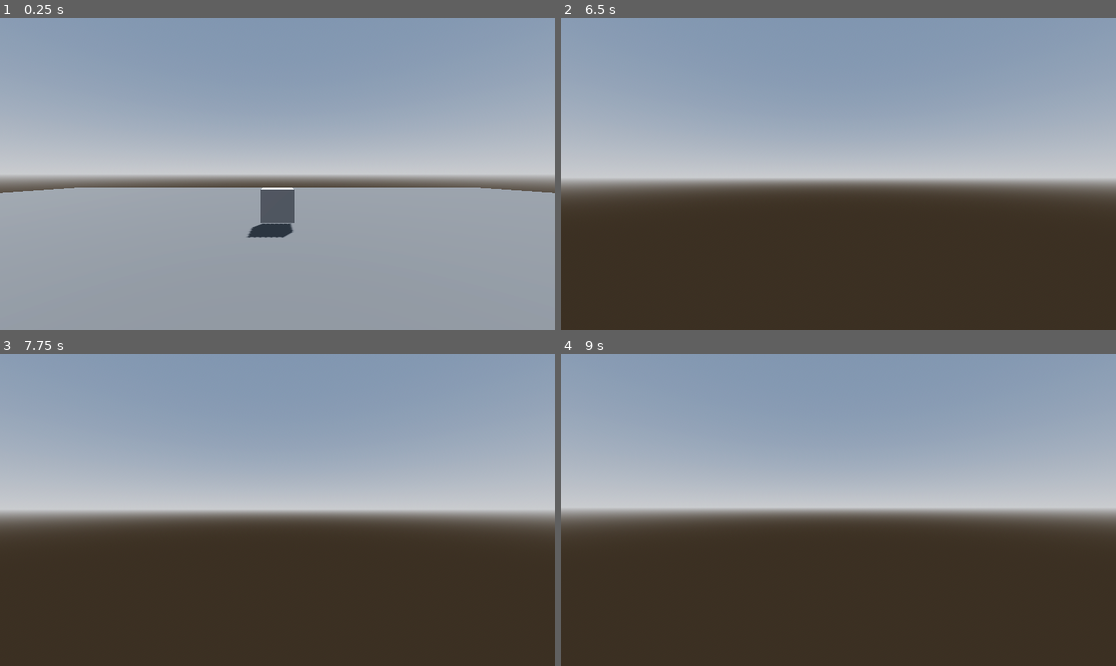
Above: before the commit, frames 1-4 (two rows, left to right).
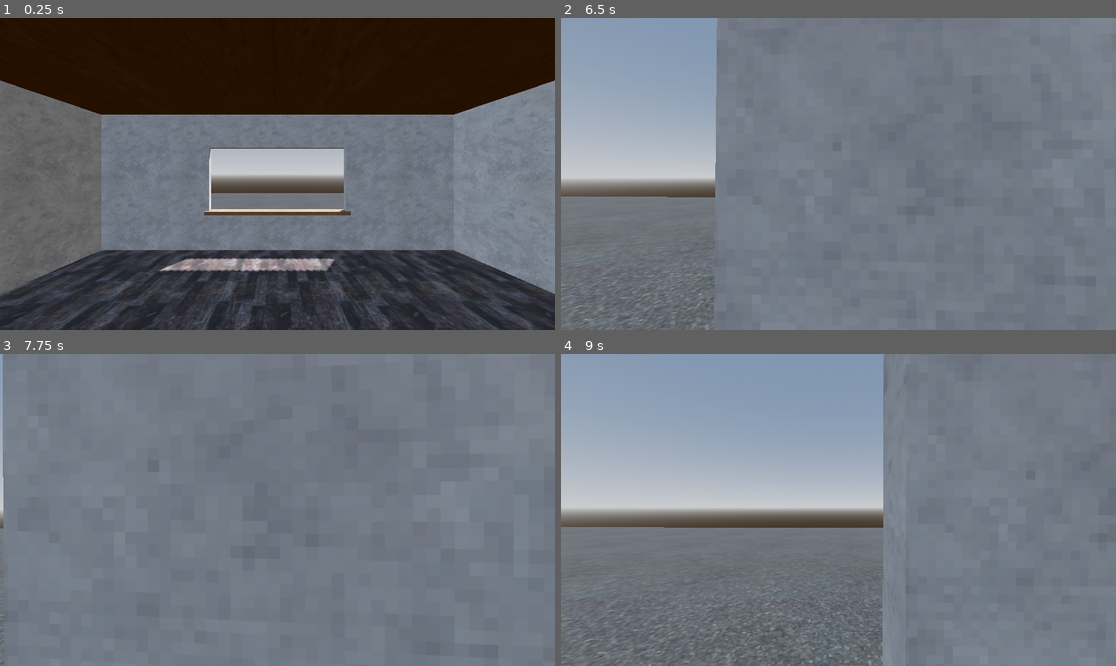
Above: after the commit, the same moments.

Repository: DrOtter3000/tinyworld
Game: Godot game, scene res://Environment/level.tscn
The game is run twice, just before and just after one commit, with the same random seed, the same clock (stepped at 60 frames per second) and the same inputs.
Inputs (mouse positions are in pixels of both pictures, inside the frame that each line leads up to):
- Up to frame 1 (0.25 s): no input
- Up to frame 2 (6.5 s): move the mouse to (866, 174) at 0.52 s; hold W (move_forward) 0.53-5.78 s; tap E (interact) every 0.75 s from 0.6 to 5.85 s; move the mouse to (810, 174) at 1.27 s; move the mouse to (849, 167) at 2.02 s; move the mouse to (832, 180) at 2.77 s; move the mouse to (877, 177) at 3.52 s; move the mouse to (794, 170) at 4.27 s; move the mouse to (844, 174) at 5.02 s; move the mouse to (816, 167) at 5.77 s; hold D (move_right) from 5.78 s (still down)
- Up to frame 3 (7.75 s): move the mouse to (305, 510) at 6.52 s; release D (move_right) at 6.53 s; hold W (move_forward) from 6.53 s (still down); tap E (interact) at 6.6, 7.35 s; move the mouse to (249, 510) at 7.27 s
- Up to frame 4 (9 s): move the mouse to (849, 503) at 8.02 s; tap E (interact) at 8.1, 8.85 s; move the mouse to (832, 516) at 8.77 s; release W (move_forward) at 8.78 s; hold A (move_left) from 8.78 s (still down)

The runs differ from the first frame. In frame 1, 95% of the frame differs, in the area x 0-100%, y 0-100%; in frame 2, 84%; in frame 3, 99%; in frame 4, 67%.

Commit message:
add base kiosk

Diff:
--- a/Characters/player.gd
+++ b/Characters/player.gd
@@ -16,7 +16,7 @@
 
 #Footsteps
 @onready var last_pos: Vector3 = global_position
-@export var step_after_dist := 7.5
+@export var step_after_dist := 2
 var dist_travelled_since_last_step := 0.0
 @onready var step_player: AudioStreamPlayer = $StepPlayer
 var wooden_plank_audio := [preload("res://Audio/SFX/Footsteps/Wood/Planks_1.wav"), preload("res://Audio/SFX/Footsteps/W …(243 unchanged characters)…
--- a/Characters/player.tscn
+++ b/Characters/player.tscn
@@ -1,6 +1,7 @@
-[gd_scene load_steps=4 format=3 uid="uid://cj27a34jqgkbj"]
+[gd_scene load_steps=5 format=3 uid="uid://cj27a34jqgkbj"]
 
 [ext_resource type="Script" uid="uid://disoro6jr3ie3" path="res://Characters/player.gd" id="1_5mj4t"]
+[ext_resource type="AudioStream" uid="uid://c0wvivbo11f8f" path="res://Audio/SFX/Footsteps/Wood/Planks_1.wav" id="2_eovys"]
 
 [sub_resource type="CapsuleMesh" id="CapsuleMesh_fplrd"]
 radius = 0.25
@@ -10,6 +11,7 @@
 
 [node name="Player" type="CharacterBody3D"]
 script = ExtResource("1_5mj4t")
+speed = 3
 
 [node name="MeshInstance3D" type="MeshInstance3D" parent="."]
 transform = Transform3D(1, 0, 0, 0, 1, 0, 0, 0, 1, 0, 1, 0)
@@ -28,3 +30,4 @@
 collide_with_areas = true
 
 [node name="StepPlayer" type="AudioStreamPlayer" parent="."]
+stream = ExtResource("2_eovys")
--- /dev/null
+++ b/Environment/kiosk.tscn
@@ -0,0 +1,260 @@
+[gd_scene load_steps=31 format=3 uid="uid://dewhr7yy6cq8n"]
+
+[ext_resource type="Material" uid="uid://gotf24afn5kw" path="res://Materials/wooden_floor.tres" id="1_ctcyh"]
+[ext_resource type="Material" uid="uid://csmpo4fj53stp" path="res://Materials/oak.tres" id="2_ggyd1"]
+[ext_resource type="Material" uid="uid://ckkea78fmvlgc" path="res://Materials/concrete_wall.tres" id="3_au4l1"]
+
+[sub_resource type="BoxMesh" id="BoxMesh_ggyd1"]
+material = ExtResource("1_ctcyh")
+size = Vector3(10, 0.2, 14.9)
+
+[sub_resource type="ConcavePolygonShape3D" id="ConcavePolygonShape3D_au4l1"]
+data = PackedVector3Array(-5, 0.125, 7.5, 5, 0.125, 7.5, -5, -0.125, 7.5, 5, 0.125, 7.5, 5, -0.125, 7.5, -5, -0.125, 7.5, 5, 0.125, -7.5, -5, 0.125, -7.5, 5, -0.125, -7.5, -5, 0.125, -7.5, -5, -0.125, -7.5, 5, -0.125, -7.5, 5, 0.125, 7.5, 5, 0.125, -7.5, 5, -0.125, 7.5, 5, 0.125, -7.5, 5, -0.125, -7.5, 5, -0.125, 7.5, -5, 0.125, -7.5, -5, 0.125, 7.5, -5, -0.125, -7.5, -5, 0.125, 7.5, -5, -0.125, 7.5, -5, -0.125, -7.5, 5, 0.125, 7.5, -5, 0.125, 7.5, 5, 0.125, -7.5, -5, 0.125, 7.5, -5, 0.125, -7.5, 5, 0.125, -7.5, -5, -0.125, 7.5, 5, -0.125, 7.5, -5, -0.125, -7.5, 5, -0.125, 7.5, 5, -0.125, -7.5, -5, -0.125, -7.5)
+
+[sub_resource type="BoxMesh" id="BoxMesh_j3xte"]
+size = Vector3(4, 0.1, 0.4)
+
+[sub_resource type="ConcavePolygonShape3D" id="ConcavePolygonShape3D_k7q2f"]
+data = PackedVector3Array(-2, 0.05, 0.2, 2, 0.05, 0.2, -2, -0.05, 0.2, 2, 0.05, 0.2, 2, -0.05, 0.2, -2, -0.05, 0.2, 2, 0.05, -0.2, -2, 0.05, -0.2, 2, -0.05, -0.2, -2, 0.05, -0.2, -2, -0.05, -0.2, 2, -0.05, -0.2, 2, 0.05, 0.2, 2, 0.05, -0.2, 2, -0.05, 0.2, 2, 0.05, -0.2, 2, -0.05, -0.2, 2, -0.05, 0.2, -2, 0.05, -0.2, -2, 0.05, 0.2, -2, -0.05, -0.2, -2, 0.05, 0.2, -2, -0.05, 0.2, -2, -0.05, -0.2, 2, 0.05, 0.2, -2, 0.05, 0.2, 2, 0.05, -0.2, -2, 0.05, 0.2, -2, 0.05, -0.2, 2, 0.05, -0.2, -2, -0.05, 0.2, 2, -0.05, 0.2, -2, -0.05, -0.2, 2, -0.05, 0.2, 2, -0.05, -0.2, -2, -0.05, -0.2)
+
+[sub_resource type="BoxMesh" id="BoxMesh_ctcyh"]
+material = ExtResource("2_ggyd1")
+size = Vector3(0.2, 4, 15)
+
+[sub_resource type="ConcavePolygonShape3D" id="ConcavePolygonShape3D_ctcyh"]
+data = PackedVector3Array(-0.1, 2, 7.5, 0.1, 2, 7.5, -0.1, -2, 7.5, 0.1, 2, 7.5, 0.1, -2, 7.5, -0.1, -2, 7.5, 0.1, 2, -7.5, -0.1, 2, -7.5, 0.1, -2, -7.5, -0.1, 2, -7.5, -0.1, -2, -7.5, 0.1, -2, -7.5, 0.1, 2, 7.5, 0.1, 2, -7.5, 0.1, -2, 7.5, 0.1, 2, -7.5, 0.1, -2, -7.5, 0.1, -2, 7.5, -0.1, 2, -7.5, -0.1, 2, 7.5, -0.1, -2, -7.5, -0.1, 2, 7.5, -0.1, -2, 7.5, -0.1, -2, -7.5, 0.1, 2, 7.5, -0.1, 2, 7.5, 0.1, 2, -7.5, -0.1, 2, 7.5, -0.1, 2, -7.5, 0.1, 2, -7.5, -0.1, -2, 7.5, 0.1, -2, 7.5, -0.1, -2, -7.5, 0.1, -2, 7.5, 0.1, -2, -7.5, -0.1, -2, -7.5)
+
+[sub_resource type="BoxMesh" id="BoxMesh_au4l1"]
+size = Vector3(0.2, 4, 11)
+
+[sub_resource type="ConcavePolygonShape3D" id="ConcavePolygonShape3D_ggyd1"]
+data = PackedVector3Array(-0.1, 2, 5.5, 0.1, 2, 5.5, -0.1, -2, 5.5, 0.1, 2, 5.5, 0.1, -2, 5.5, -0.1, -2, 5.5, 0.1, 2, -5.5, -0.1, 2, -5.5, 0.1, -2, -5.5, -0.1, 2, -5.5, -0.1, -2, -5.5, 0.1, -2, -5.5, 0.1, 2, 5.5, 0.1, 2, -5.5, 0.1, -2, 5.5, 0.1, 2, -5.5, 0.1, -2, -5.5, 0.1, -2, 5.5, -0.1, 2, -5.5, -0.1, 2, 5.5, -0.1, -2, -5.5, -0.1, 2, 5.5, -0.1, -2, 5.5, -0.1, -2, -5.5, 0.1, 2, 5.5, -0.1, 2, 5.5, 0.1, 2, -5.5, -0.1, 2, 5.5, -0.1, 2, -5.5, 0.1, 2, -5.5, -0.1, -2, 5.5, 0.1, -2, 5.5, -0.1, -2, -5.5, 0.1, -2, 5.5, 0.1, -2, -5.5, -0.1, -2, -5.5)
+
+[sub_resource type="BoxMesh" id="BoxMesh_628ce"]
+size = Vector3(0.2, 4, 3)
+
+[sub_resource type="ConcavePolygonShape3D" id="ConcavePolygonShape3D_628ce"]
+data = PackedVector3Array(-0.1, 2, 1.5, 0.1, 2, 1.5, -0.1, -2, 1.5, 0.1, 2, 1.5, 0.1, -2, 1.5, -0.1, -2, 1.5, 0.1, 2, -1.5, -0.1, 2, -1.5, 0.1, -2, -1.5, -0.1, 2, -1.5, -0.1, -2, -1.5, 0.1, -2, -1.5, 0.1, 2, 1.5, 0.1, 2, -1.5, 0.1, -2, 1.5, 0.1, 2, -1.5, 0.1, -2, -1.5, 0.1, -2, 1.5, -0.1, 2, -1.5, -0.1, 2, 1.5, -0.1, -2, -1.5, -0.1, 2, 1.5, -0.1, -2, 1.5, -0.1, -2, -1.5, 0.1, 2, 1.5, -0.1, 2, 1.5, 0.1, 2, -1.5, -0.1, 2, 1.5, -0.1, 2, -1.5, 0.1, 2, -1.5, -0.1, -2, 1.5, 0.1, -2, 1.5, -0.1, -2, -1.5, 0.1, -2, 1.5, 0.1, -2, -1.5, -0.1, -2, -1.5)
+
+[sub_resource type="BoxMesh" id="BoxMesh_jbig4"]
+size = Vector3(10, 4, 0.2)
+
+[sub_resource type="ConcavePolygonShape3D" id="ConcavePolygonShape3D_jbig4"]
+data = PackedVector3Array(-5, 2, 0.1, 5, 2, 0.1, -5, -2, 0.1, 5, 2, 0.1, 5, -2, 0.1, -5, -2, 0.1, 5, 2, -0.1, -5, 2, -0.1, 5, -2, -0.1, -5, 2, -0.1, -5, -2, -0.1, 5, -2, -0.1, 5, 2, 0.1, 5, 2, -0.1, 5, -2, 0.1, 5, 2, -0.1, 5, -2, -0.1, 5, -2, 0.1, -5, 2, -0.1, -5, 2, 0.1, -5, -2, -0.1, -5, 2, 0.1, -5, -2, 0.1, -5, -2, -0.1, 5, 2, 0.1, -5, 2, 0.1, 5, 2, -0.1, -5, 2, 0.1, -5, 2, -0.1, 5, 2, -0.1, -5, -2, 0.1, 5, -2, 0.1, -5, -2, -0.1, 5, -2, 0.1, 5, -2, -0.1, -5, -2, -0.1)
+
+[sub_resource type="BoxMesh" id="BoxMesh_s12da"]
+size = Vector3(9.8, 1.1, 0.2)
+
+[sub_resource type="ConcavePolygonShape3D" id="ConcavePolygonShape3D_s12da"]
+data = PackedVector3Array(-4.9, 0.6, 0.1, 4.9, 0.6, 0.1, -4.9, -0.6, 0.1, 4.9, 0.6, 0.1, 4.9, -0.6, 0.1, -4.9, -0.6, 0.1, 4.9, 0.6, -0.1, -4.9, 0.6, -0.1, 4.9, -0.6, -0.1, -4.9, 0.6, -0.1, -4.9, -0.6, -0.1, 4.9, -0.6, -0.1, 4.9, 0.6, 0.1, 4.9, 0.6, -0.1, 4.9, -0.6, 0.1, 4.9, 0.6, -0.1, 4.9, -0.6, -0.1, 4.9, -0.6, 0.1, -4.9, 0.6, -0.1, -4.9, 0.6, 0.1, -4.9, -0.6, -0.1, -4.9, 0.6, 0.1, -4.9, -0.6, 0.1, -4.9, -0.6, -0.1, 4.9, 0.6, 0.1, -4.9, 0.6, 0.1, 4.9, 0.6, -0.1, -4.9, 0.6, 0.1, -4.9, 0.6, -0.1, 4.9, 0.6, -0.1, -4.9, -0.6, 0.1, 4.9, -0.6, 0.1, -4.9, -0.6, -0.1, 4.9, -0.6, 0.1, 4.9, -0.6, -0.1, -4.9, -0.6, -0.1)
+
+[sub_resource type="ConcavePolygonShape3D" id="ConcavePolygonShape3D_b3c60"]
+data = PackedVector3Array(-4.9, 0.5, 0.1, 4.9, 0.5, 0.1, -4.9, -0.5, 0.1, 4.9, 0.5, 0.1, 4.9, -0.5, 0.1, -4.9, -0.5, 0.1, 4.9, 0.5, -0.1, -4.9, 0.5, -0.1, 4.9, -0.5, -0.1, -4.9, 0.5, -0.1, -4.9, -0.5, -0.1, 4.9, -0.5, -0.1, 4.9, 0.5, 0.1, 4.9, 0.5, -0.1, 4.9, -0.5, 0.1, 4.9, 0.5, -0.1, 4.9, -0.5, -0.1, 4.9, -0.5, 0.1, -4.9, 0.5, -0.1, -4.9, 0.5, 0.1, -4.9, -0.5, -0.1, -4.9, 0.5, 0.1, -4.9, -0.5, 0.1, -4.9, -0.5, -0.1, 4.9, 0.5, 0.1, -4.9, 0.5, 0.1, 4.9, 0.5, -0.1, -4.9, 0.5, 0.1, -4.9, 0.5, -0.1, 4.9, 0.5, -0.1, -4.9, -0.5, 0.1, 4.9, -0.5, 0.1, -4.9, -0.5, -0.1, 4.9, -0.5, 0.1, 4.9, -0.5, -0.1, -4.9, -0.5, -0.1)
+
+[sub_resource type="BoxMesh" id="BoxMesh_c3foh"]
+size = Vector3(3, 1.9, 0.2)
+
+[sub_resource type="ConcavePolygonShape3D" id="ConcavePolygonShape3D_hnon1"]
+data = PackedVector3Array(-1.5, 0.95, 0.1, 1.5, 0.95, 0.1, -1.5, -0.95, 0.1, 1.5, 0.95, 0.1, 1.5, -0.95, 0.1, -1.5, -0.95, 0.1, 1.5, 0.95, -0.1, -1.5, 0.95, -0.1, 1.5, -0.95, -0.1, -1.5, 0.95, -0.1, -1.5, -0.95, -0.1, 1.5, -0.95, -0.1, 1.5, 0.95, 0.1, 1.5, 0.95, -0.1, 1.5, -0.95, 0.1, 1.5, 0.95, -0.1, 1.5, -0.95, -0.1, 1.5, -0.95, 0.1, -1.5, 0.95, -0.1, -1.5, 0.95, 0.1, -1.5, -0.95, -0.1, -1.5, 0.95, 0.1, -1.5, -0.95, 0.1, -1.5, -0.95, -0.1, 1.5, 0.95, 0.1, -1.5, 0.95, 0.1, 1.5, 0.95, -0.1, -1.5, 0.95, 0.1, -1.5, 0.95, -0.1, 1.5, 0.95, -0.1, -1.5, -0.95, 0.1, 1.5, -0.95, 0.1, -1.5, -0.95, -0.1, 1.5, -0.95, 0.1, 1.5, -0.95, -0.1, -1.5, -0.95, -0.1)
+
+[sub_resource type="ConcavePolygonShape3D" id="ConcavePolygonShape3D_j3xte"]
+data = PackedVector3Array(-1.5, 0.95, 0.1, 1.5, 0.95, 0.1, -1.5, -0.95, 0.1, 1.5, 0.95, 0.1, 1.5, -0.95, 0.1, -1.5, -0.95, 0.1, 1.5, 0.95, -0.1, -1.5, 0.95, -0.1, 1.5, -0.95, -0.1, -1.5, 0.95, -0.1, -1.5, -0.95, -0.1, 1.5, -0.95, -0.1, 1.5, 0.95, 0.1, 1.5, 0.95, -0.1, 1.5, -0.95, 0.1, 1.5, 0.95, -0.1, 1.5, -0.95, -0.1, 1.5, -0.95, 0.1, -1.5, 0.95, -0.1, -1.5, 0.95, 0.1, -1.5, -0.95, -0.1, -1.5, 0.95, 0.1, -1.5, -0.95, 0.1, -1.5, -0.95, -0.1, 1.5, 0.95, 0.1, -1.5, 0.95, 0.1, 1.5, 0.95, -0.1, -1.5, 0.95, 0.1, -1.5, 0.95, -0.1, 1.5, 0.95, -0.1, -1.5, -0.95, 0.1, 1.5, -0.95, 0.1, -1.5, -0.95, -0.1, 1.5, -0.95, 0.1, 1.5, -0.95, -0.1, -1.5, -0.95, -0.1)
+
+[sub_resource type="BoxMesh" id="BoxMesh_loah5"]
+size = Vector3(0.2, 1.4, 1)
+
+[sub_resource type="ConcavePolygonShape3D" id="ConcavePolygonShape3D_b6yye"]
+data = PackedVector3Array(-0.1, 0.7, 0.5, 0.1, 0.7, 0.5, -0.1, -0.7, 0.5, 0.1, 0.7, 0.5, 0.1, -0.7, 0.5, -0.1, -0.7, 0.5, 0.1, 0.7, -0.5, -0.1, 0.7, -0.5, 0.1, -0.7, -0.5, -0.1, 0.7, -0.5, -0.1, -0.7, -0.5, 0.1, -0.7, -0.5, 0.1, 0.7, 0.5, 0.1, 0.7, -0.5, 0.1, -0.7, 0.5, 0.1, 0.7, -0.5, 0.1, -0.7, -0.5, 0.1, -0.7, 0.5, -0.1, 0.7, -0.5, -0.1, 0.7, 0.5, -0.1, -0.7, -0.5, -0.1, 0.7, 0.5, -0.1, -0.7, 0.5, -0.1, -0.7, -0.5, 0.1, 0.7, 0.5, -0.1, 0.7, 0.5, 0.1, 0.7, -0.5, -0.1, 0.7, 0.5, -0.1, 0.7, -0.5, 0.1, 0.7, -0.5, -0.1, -0.7, 0.5, 0.1, -0.7, 0.5, -0.1, -0.7, -0.5, 0.1, -0.7, 0.5, 0.1, -0.7, -0.5, -0.1, -0.7, -0.5)
+
+[sub_resource type="BoxMesh" id="BoxMesh_b3c60"]
+size = Vector3(7, 4, 0.2)
+
+[sub_resource type="ConcavePolygonShape3D" id="ConcavePolygonShape3D_c3foh"]
+data = PackedVector3Array(-3.5, 2, 0.1, 3.5, 2, 0.1, -3.5, -2, 0.1, 3.5, 2, 0.1, 3.5, -2, 0.1, -3.5, -2, 0.1, 3.5, 2, -0.1, -3.5, 2, -0.1, 3.5, -2, -0.1, -3.5, 2, -0.1, -3.5, -2, -0.1, 3.5, -2, -0.1, 3.5, 2, 0.1, 3.5, 2, -0.1, 3.5, -2, 0.1, 3.5, 2, -0.1, 3.5, -2, -0.1, 3.5, -2, 0.1, -3.5, 2, -0.1, -3.5, 2, 0.1, -3.5, -2, -0.1, -3.5, 2, 0.1, -3.5, -2, 0.1, -3.5, -2, -0.1, 3.5, 2, 0.1, -3.5, 2, 0.1, 3.5, 2, -0.1, -3.5, 2, 0.1, -3.5, 2, -0.1, 3.5, 2, -0.1, -3.5, -2, 0.1, 3.5, -2, 0.1, -3.5, -2, -0.1, 3.5, -2, 0.1, 3.5, -2, -0.1, -3.5, -2, -0.1)
+
+[sub_resource type="BoxMesh" id="BoxMesh_hnon1"]
+size = Vector3(2, 4, 0.2)
+
+[sub_resource type="ConcavePolygonShape3D" id="ConcavePolygonShape3D_loah5"]
+data = PackedVector3Array(-1, 2, 0.1, 1, 2, 0.1, -1, -2, 0.1, 1, 2, 0.1, 1, -2, 0.1, -1, -2, 0.1, 1, 2, -0.1, -1, 2, -0.1, 1, -2, -0.1, -1, 2, -0.1, -1, -2, -0.1, 1, -2, -0.1, 1, 2, 0.1, 1, 2, -0.1, 1, -2, 0.1, 1, 2, -0.1, 1, -2, -0.1, 1, -2, 0.1, -1, 2, -0.1, -1, 2, 0.1, -1, -2, -0.1, -1, 2, 0.1, -1, -2, 0.1, -1, -2, -0.1, 1, 2, 0.1, -1, 2, 0.1, 1, 2, -0.1, -1, 2, 0.1, -1, 2, -0.1, 1, 2, -0.1, -1, -2, 0.1, 1, -2, 0.1, -1, -2, -0.1, 1, -2, 0.1, 1, -2, -0.1, -1, -2, -0.1)
+
+[sub_resource type="BoxMesh" id="BoxMesh_b6yye"]
+size = Vector3(10, 0.2, 14.9)
+
+[sub_resource type="ConcavePolygonShape3D" id="ConcavePolygonShape3D_bdr3q"]
+data = PackedVector3Array(-5, 0.1, 7.45, 5, 0.1, 7.45, -5, -0.1, 7.45, 5, 0.1, 7.45, 5, -0.1, 7.45, -5, -0.1, 7.45, 5, 0.1, -7.45, -5, 0.1, -7.45, 5, -0.1, -7.45, -5, 0.1, -7.45, -5, -0.1, -7.45, 5, -0.1, -7.45, 5, 0.1, 7.45, 5, 0.1, -7.45, 5, -0.1, 7.45, 5, 0.1, -7.45, 5, -0.1, -7.45, 5, -0.1, 7.45, -5, 0.1, -7.45, -5, 0.1, 7.45, -5, -0.1, -7.45, -5, 0.1, 7.45, -5, -0.1, 7.45, -5, -0.1, -7.45, 5, 0.1, 7.45, -5, 0.1, 7.45, 5, 0.1, -7.45, -5, 0.1, 7.45, -5, 0.1, -7.45, 5, 0.1, -7.45, -5, -0.1, 7.45, 5, -0.1, 7.45, -5, -0.1, -7.45, 5, -0.1, 7.45, 5, -0.1, -7.45, -5, -0.1, -7.45)
+
+[sub_resource type="BoxShape3D" id="BoxShape3D_au4l1"]
+size = Vector3(0.25, 0.1, 1)
+
+[node name="Kiosk" type="Node3D"]
+
+[node name="Ground" type="MeshInstance3D" parent="."]
+mesh = SubResource("BoxMesh_ggyd1")
+
+[node name="StaticBody3D" type="StaticBody3D" parent="Ground"]
+
+[node name="CollisionShape3D" type="CollisionShape3D" parent="Ground/StaticBody3D"]
+shape = SubResource("ConcavePolygonShape3D_au4l1")
+
+[node name="Counter" type="MeshInstance3D" parent="."]
+transform = Transform3D(1, 0, 0, 0, 1, 0, 0, 0, 1, 0, 1.14532, -7.39432)
+material_override = ExtResource("2_ggyd1")
+mesh = SubResource("BoxMesh_j3xte")
+skeleton = NodePath("../Walls/Wall5")
+
+[node name="StaticBody3D" type="StaticBody3D" parent="Counter"]
+
+[node name="CollisionShape3D" type="CollisionShape3D" parent="Counter/StaticBody3D"]
+shape = SubResource("ConcavePolygonShape3D_k7q2f")
+
+[node name="Walls" type="Node3D" parent="."]
+
+[node name="Wall" type="MeshInstance3D" parent="Walls"]
+transform = Transform3D(1, 0, 0, 0, 1, 0, 0, 0, 1, -5, 2, 0)
+material_override = ExtResource("3_au4l1")
+mesh = SubResource("BoxMesh_ctcyh")
+skeleton = NodePath("../..")
+
+[node name="StaticBody3D" type="StaticBody3D" parent="Walls/Wall"]
+
+[node name="CollisionShape3D" type="CollisionShape3D" parent="Walls/Wall/StaticBody3D"]
+shape = SubResource("ConcavePolygonShape3D_ctcyh")
+
+[node name="Wall2" type="MeshInstance3D" parent="Walls"]
+transform = Transform3D(1, 0, 0, 0, 1, 0, 0, 0, 1, 5, 2, -2)
+material_override = ExtResource("3_au4l1")
+mesh = SubResource("BoxMesh_au4l1")
+skeleton = NodePath("../..")
+
+[node name="StaticBody3D" type="StaticBody3D" parent="Walls/Wall2"]
+
+[node name="CollisionShape3D" type="CollisionShape3D" parent="Walls/Wall2/StaticBody3D"]
+shape = SubResource("ConcavePolygonShape3D_ggyd1")
+
+[node name="Wall3" type="MeshInstance3D" parent="Walls"]
+transform = Transform3D(1, 0, 0, 0, 1, 0, 0, 0, 1, 5, 2, 6)
+material_override = ExtResource("3_au4l1")
+mesh = SubResource("BoxMesh_628ce")
+skeleton = NodePath("../..")
+
+[node name="StaticBody3D" type="StaticBody3D" parent="Walls/Wall3"]
+
+[node name="CollisionShape3D" type="CollisionShape3D" parent="Walls/Wall3/StaticBody3D"]
+shape = SubResource("ConcavePolygonShape3D_628ce")
+
+[node name="Wall4" type="MeshInstance3D" parent="Walls"]
+transform = Transform3D(1, 0, 0, 0, 1, 0, 0, 0, 1, 0, 2, 7.4)
+material_override = ExtResource("3_au4l1")
+mesh = SubResource("BoxMesh_jbig4")
+skeleton = NodePath("../..")
+
+[node name="StaticBody3D" type="StaticBody3D" parent="Walls/Wall4"]
+
+[node name="CollisionShape3D" type="CollisionShape3D" parent="Walls/Wall4/StaticBody3D"]
+shape = SubResource("ConcavePolygonShape3D_jbig4")
+
+[node name="Wall5" type="MeshInstance3D" parent="Walls"]
+transform = Transform3D(1, 0, 0, 0, 1, 0, 0, 0, 1, 0, 0.55, -7.4)
+material_override = ExtResource("3_au4l1")
+mesh = SubResource("BoxMesh_s12da")
+skeleton = NodePath("../..")
+
+[node name="StaticBody3D" type="StaticBody3D" parent="Walls/Wall5"]
+
+[node name="CollisionShape3D" type="CollisionShape3D" parent="Walls/Wall5/StaticBody3D"]
+shape = SubResource("ConcavePolygonShape3D_s12da")
+
+[node name="Wall6" type="MeshInstance3D" parent="Walls"]
+transform = Transform3D(1, 0, 0, 0, 1, 0, 0, 0, 1, 0, 3.5, -7.4)
+material_override = ExtResource("3_au4l1")
+mesh = SubResource("BoxMesh_s12da")
+skeleton = NodePath("../..")
+
+[node name="StaticBody3D" type="StaticBody3D" parent="Walls/Wall6"]
+
+[node name="CollisionShape3D" type="CollisionShape3D" parent="Walls/Wall6/StaticBody3D"]
+shape = SubResource("ConcavePolygonShape3D_b3c60")
+
+[node name="Wall7" type="MeshInstance3D" parent="Walls"]
+transform = Transform3D(1, 0, 0, 0, 1, 0, 0, 0, 1, 3.4, 2.05, -7.4)
+material_override = ExtResource("3_au4l1")
+mesh = SubResource("BoxMesh_c3foh")
+skeleton = NodePath("../..")
+
+[node name="StaticBody3D" type="StaticBody3D" parent="Walls/Wall7"]
+
+[node name="CollisionShape3D" type="CollisionShape3D" parent="Walls/Wall7/StaticBody3D"]
+shape = SubResource("ConcavePolygonShape3D_hnon1")
+
+[node name="Wall8" type="MeshInstance3D" parent="Walls"]
+transform = Transform3D(1, 0, 0, 0, 1, 0, 0, 0, 1, -3.4, 2.05, -7.4)
+material_override = ExtResource("3_au4l1")
+mesh = SubResource("BoxMesh_c3foh")
+skeleton = NodePath("../..")
+
+[node name="StaticBody3D" type="StaticBody3D" parent="Walls/Wall8"]
+
+[node name="CollisionShape3D" type="CollisionShape3D" parent="Walls/Wall8/StaticBody3D"]
+shape = SubResource("ConcavePolygonShape3D_j3xte")
+
+[node name="Wall9" type="MeshInstance3D" parent="Walls"]
+transform = Transform3D(1, 0, 0, 0, 1, 0, 0, 0, 1, 5, 3.3, 4)
+material_override = ExtResource("3_au4l1")
+mesh = SubResource("BoxMesh_loah5")
+skeleton = NodePath("../..")
+
+[node name="StaticBody3D" type="StaticBody3D" parent="Walls/Wall9"]
+
+[node name="CollisionShape3D" type="CollisionShape3D" parent="Walls/Wall9/StaticBody3D"]
+shape = SubResource("ConcavePolygonShape3D_b6yye")
+
+[node name="Wall12" type="MeshInstance3D" parent="Walls"]
+transform = Transform3D(-4.37114e-08, 0, 1, 0, 1, 0, -1, 0, -4.37114e-08, 2.5, 3.3, 0)
+material_override = ExtResource("3_au4l1")
+mesh = SubResource("BoxMesh_loah5")
+skeleton = NodePath("../..")
+
+[node name="StaticBody3D" type="StaticBody3D" parent="Walls/Wall12"]
+
+[node name="CollisionShape3D" type="CollisionShape3D" parent="Walls/Wall12/StaticBody3D"]
+shape = SubResource("ConcavePolygonShape3D_b6yye")
+
+[node name="Wall10" type="MeshInstance3D" parent="Walls"]
+transform = Transform3D(1, 0, 0, 0, 1, 0, 0, 0, 1, -1.5, 2, 0)
+material_override = ExtResource("3_au4l1")
+mesh = SubResource("BoxMesh_b3c60")
+skeleton = NodePath("../..")
+
+[node name="StaticBody3D" type="StaticBody3D" parent="Walls/Wall10"]
+
+[node name="CollisionShape3D" type="CollisionShape3D" parent="Walls/Wall10/StaticBody3D"]
+shape = SubResource("ConcavePolygonShape3D_c3foh")
+
+[node name="Wall11" type="MeshInstance3D" parent="Walls"]
+transform = Transform3D(1, 0, 0, 0, 1, 0, 0, 0, 1, 4, 2, 0)
+material_override = ExtResource("3_au4l1")
+mesh = SubResource("BoxMesh_hnon1")
+skeleton = NodePath("../..")
+
+[node name="StaticBody3D" type="StaticBody3D" parent="Walls/Wall11"]
+
+[node name="CollisionShape3D" type="CollisionShape3D" parent="Walls/Wall11/StaticBody3D"]
+shape = SubResource("ConcavePolygonShape3D_loah5")
+
+[node name="Roof" type="MeshInstance3D" parent="."]
+transform = Transform3D(1, 0, 0, 0, 1, 0, 0, 0, 1, 0, 3.96967, 0)
+material_override = ExtResource("2_ggyd1")
+mesh = SubResource("BoxMesh_b6yye")
+
+[node name="StaticBody3D" type="StaticBody3D" parent="Roof"]
+
+[node name="CollisionShape3D" type="CollisionShape3D" parent="Roof/StaticBody3D"]
+shape = SubResource("ConcavePolygonShape3D_bdr3q")
+
+[node name="Step" type="StaticBody3D" parent="."]
+transform = Transform3D(1, 0, 0, 0, 1, 0, 0, 0, 1, 5, 0, 4)
+
+[node name="CollisionShape3D" type="CollisionShape3D" parent="Step"]
+transform = Transform3D(0.964109, 0.265506, 0, -0.265506, 0.964109, 0, 0, 0, 1, 0.106729, 0.0432157, 0)
+shape = SubResource("BoxShape3D_au4l1")
--- a/Environment/level.tscn
+++ b/Environment/level.tscn
@@ -1,7 +1,8 @@
-[gd_scene load_steps=9 format=3 uid="uid://b1yagd0dj8mbk"]
+[gd_scene load_steps=11 format=3 uid="uid://b1yagd0dj8mbk"]
 
 [ext_resource type="PackedScene" uid="uid://cj27a34jqgkbj" path="res://Characters/player.tscn" id="1_q5wpd"]
-[ext_resource type="PackedScene" uid="uid://dftcpy7ybbg3i" path="res://Interactors/interactor_template.tscn" id="2_fplrd"]
+[ext_resource type="Material" uid="uid://tp4lfv3s7071" path="res://Materials/asphalt.tres" id="1_t5trs"]
+[ext_resource type="PackedScene" uid="uid://dewhr7yy6cq8n" path="res://Environment/kiosk.tscn" id="3_t5trs"]
 
 [sub_resource type="ProceduralSkyMaterial" id="ProceduralSkyMaterial_ock7s"]
 sky_horizon_color = Color(0.662243, 0.671743, 0.686743, 1)
@@ -14,7 +15,12 @@
 background_mode = 2
 sky = SubResource("Sky_q5wpd")
 tonemap_mode = 2
+sdfgi_use_occlusion = true
+sdfgi_y_scale = 2
 glow_enabled = true
+
+[sub_resource type="BoxMesh" id="BoxMesh_t5trs"]
+size = Vector3(1, 4, 1)
 
 [sub_resource type="StandardMaterial3D" id="StandardMaterial3D_ock7s"]
 albedo_color = Color(0.288518, 0.288518, 0.288518, 1)
@@ -31,11 +37,16 @@
 [node name="WorldEnvironment" type="WorldEnvironment" parent="."]
 environment = SubResource("Environment_fplrd")
 
+[node name="MeshInstance3D" type="MeshInstance3D" parent="WorldEnvironment"]
+transform = Transform3D(1, 0, 0, 0, 1, 0, 0, 0, 1, 5, 2, 4)
+mesh = SubResource("BoxMesh_t5trs")
+
 [node name="DirectionalLight3D" type="DirectionalLight3D" parent="."]
-transform = Transform3D(-0.866025, -0.433013, 0.25, 0, 0.5, 0.866025, -0.5, 0.75, -0.433013, 0, 0, 0)
+transform = Transform3D(-0.866025, -0.433013, 0.25, 0, 0.5, 0.866025, -0.5, 0.75, -0.433013, 0, 9.09627, 0)
 shadow_enabled = true
 
 [node name="MeshInstance3D" type="MeshInstance3D" parent="."]
+material_override = ExtResource("1_t5trs")
 mesh = SubResource("PlaneMesh_q5wpd")
 
 [node name="StaticBody3D" type="StaticBody3D" parent="MeshInstance3D"]
@@ -44,6 +55,6 @@
 shape = SubResource("ConcavePolygonShape3D_q5wpd")
 
 [node name="Player" parent="." instance=ExtResource("1_q5wpd")]
+transform = Transform3D(1, 0, 0, 0, 1, 0, 0, 0, 1, 0, 0.797255, -1.65256)
 
-[node name="InteractorTemplate" parent="." instance=ExtResource("2_fplrd")]
-transform = Transform3D(1, 0, 0, 0, 1, 0, 0, 0, 1, 0, 0.74261, -6.5366)
+[node name="Kiosk" parent="." instance=ExtResource("3_t5trs")]
--- /dev/null
+++ b/Materials/asphalt.tres
@@ -0,0 +1,10 @@
+[gd_resource type="StandardMaterial3D" load_steps=2 format=3 uid="uid://tp4lfv3s7071"]
+
+[ext_resource type="Texture2D" uid="uid://csmoer23wnxlm" path="res://Materials/Textures/pebbled_asphalt_albedo_pixel.png" id="1_tjgf2"]
+
+[resource]
+albedo_color = Color(0.581033, 0.581033, 0.581033, 1)
+albedo_texture = ExtResource("1_tjgf2")
+uv1_scale = Vector3(0.25, 0.25, 0.25)
+uv1_triplanar = true
+uv1_world_triplanar = true
--- /dev/null
+++ b/Materials/concrete_wall.tres
@@ -0,0 +1,9 @@
+[gd_resource type="StandardMaterial3D" load_steps=2 format=3 uid="uid://ckkea78fmvlgc"]
+
+[ext_resource type="Texture2D" uid="uid://ckwoxm26qvu5q" path="res://Materials/Textures/patchy_cement1_Base_Color_pixel.png" id="1_mb8ug"]
+
+[resource]
+albedo_texture = ExtResource("1_mb8ug")
+uv1_scale = Vector3(0.5, 0.5, 0.5)
+uv1_triplanar = true
+uv1_world_triplanar = true
--- /dev/null
+++ b/Materials/oak.tres
@@ -0,0 +1,9 @@
+[gd_resource type="StandardMaterial3D" load_steps=2 format=3 uid="uid://csmpo4fj53stp"]
+
+[ext_resource type="Texture2D" uid="uid://dpm343i8ehubu" path="res://Materials/Textures/oak-wood-bare_albedo_pixel.png" id="1_bbrao"]
+
+[resource]
+albedo_texture = ExtResource("1_bbrao")
+uv1_scale = Vector3(0.25, 0.25, 0.25)
+uv1_triplanar = true
+uv1_world_triplanar = true
--- /dev/null
+++ b/Materials/wooden_floor.tres
@@ -0,0 +1,9 @@
+[gd_resource type="StandardMaterial3D" load_steps=2 format=3 uid="uid://gotf24afn5kw"]
+
+[ext_resource type="Texture2D" uid="uid://dfbf6mq0xyado" path="res://Materials/Textures/old-plank-flooring3_basecolor_pixel.png" id="1_jpf5v"]
+
+[resource]
+albedo_texture = ExtResource("1_jpf5v")
+uv1_scale = Vector3(0.5, 0.5, 0.5)
+uv1_triplanar = true
+uv1_world_triplanar = true
--- a/project.godot
+++ b/project.godot
@@ -14,6 +14,10 @@
 run/main_scene="res://Environment/level.tscn"
 config/features=PackedStringArray("4.4", "Forward Plus")
 config/icon="res://icon.svg"
+
+[filesystem]
+
+import/blender/enabled=false
 
 [input]
 
Binary file added: Materials/Textures/oak-wood-bare_albedo_pixel.png
Not shown, added: Materials/Textures/oak-wood-bare_albedo_pixel.png.import
Binary file added: Materials/Textures/old-plank-flooring3_basecolor_pixel.png
Not shown, added: Materials/Textures/old-plank-flooring3_basecolor_pixel.png.import
Binary file added: Materials/Textures/patchy_cement1_Base_Color_pixel.png
Not shown, added: Materials/Textures/patchy_cement1_Base_Color_pixel.png.import
Binary file added: Materials/Textures/pebbled_asphalt_albedo_pixel.png
Not shown, added: Materials/Textures/pebbled_asphalt_albedo_pixel.png.import
Not shown, changed: credits.txt
